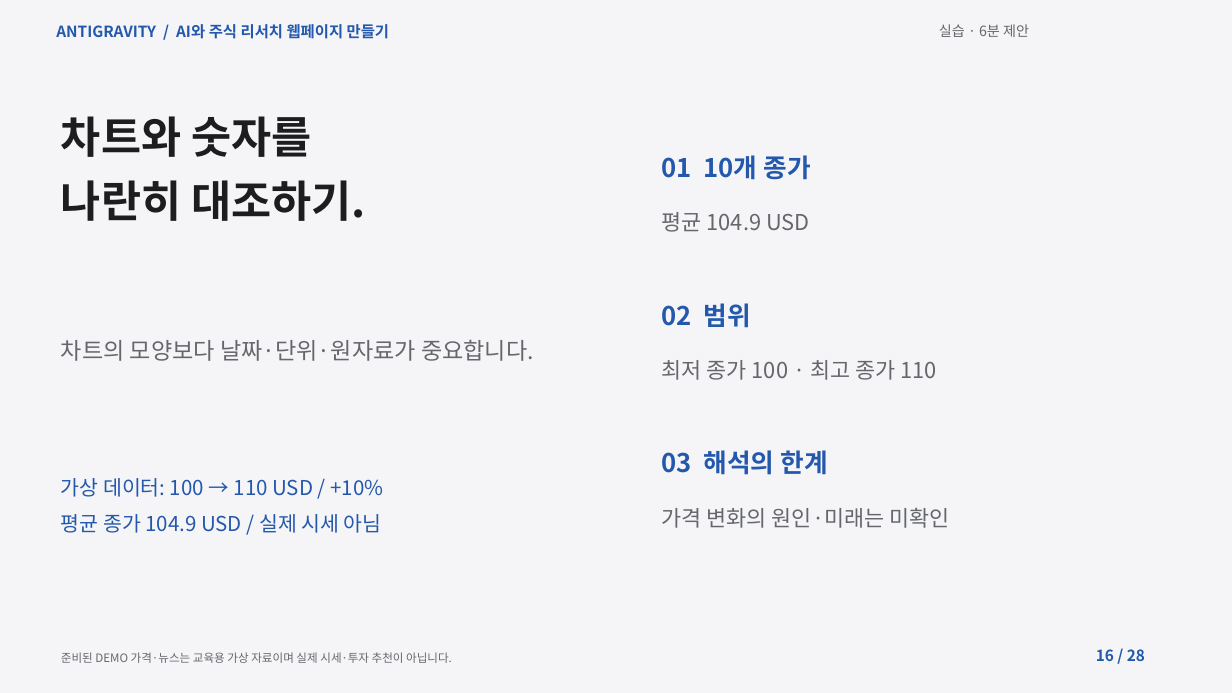
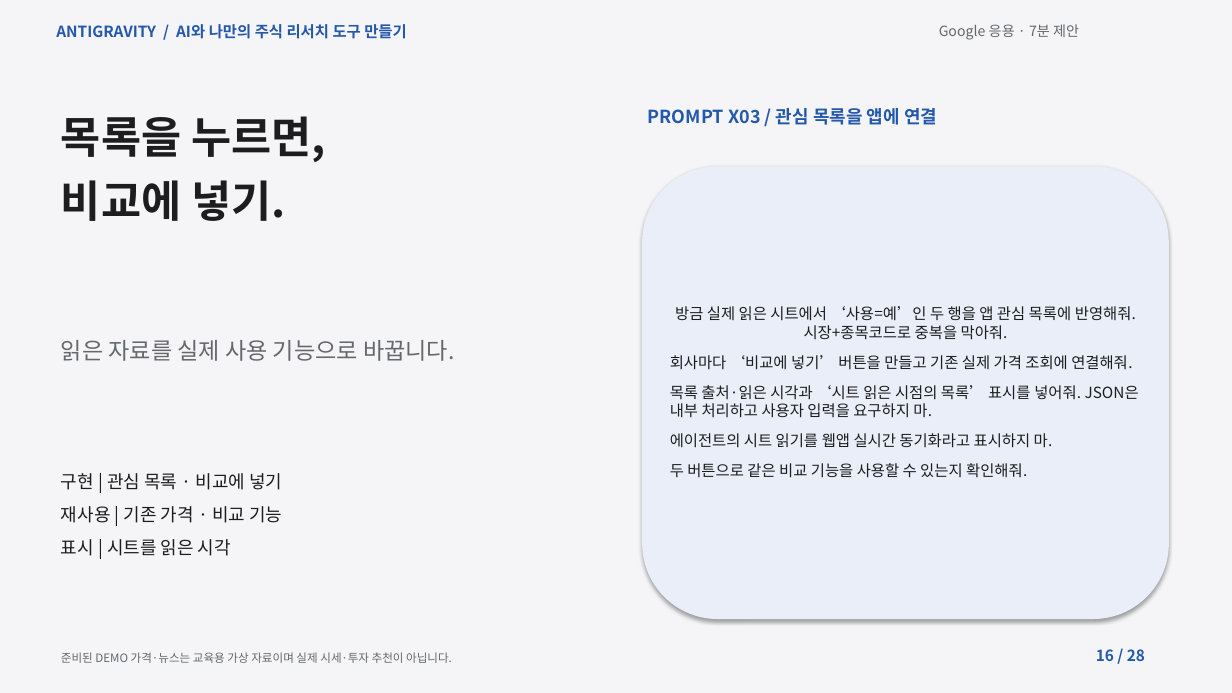
Before and after one commit to elect94/reportsol, a slide deck: slide 16 of materials/lecture.pptx. Drawn at 1232x693 pixels with LibreOffice and Linux fonts; fonts in the diff are those of the drawing. Boxes give left, top, right and bottom in pixels: in the first picture for what was removed or moved away, otherwise in the second. Text is boxed around its words. In the diff, an @@ line names an element or a change of style, - is before the commit and + after.

```diff
--- a/materials/lecture.pptx
+++ b/materials/lecture.pptx
@@ text at (56, 24, 406, 39): text changed @@
-ANTIGRAVITY / AI와 주식 리서치 웹페이지 만들기
+ANTIGRAVITY / AI와 나만의 주식 리서치 도구 만들기
@@ text at (939, 24, 1079, 40): text changed @@
-실습 · 6분 제안
+Google 응용 · 7분 제안
@@ text at (61, 116, 325, 221): text changed @@
-차트와 숫자를
-나란히 대조하기.
+목록을 누르면,
+비교에 넣기.
@@ text added at (648, 108, 937, 125), 14 pt, text #2458AD, bold @@
+PROMPT X03 / 관심 목록을 앱에 연결
@@ rounded rectangle added at (642, 166, 1169, 619), fill #E9EEF8, 12 pt, text #1D1D1F @@
+방금 실제 읽은 시트에서 ‘사용=예’인 두 행을 앱 관심 목록에 반영해줘. 시장+종목코드로 중복을 막아줘.
+회사마다 ‘비교에 넣기’ 버튼을 만들고 기존 실제 가격 조회에 연결해줘.
+목록 출처·읽은 시각과 ‘시트 읽은 시점의 목록’ 표시를 넣어줘. JSON은 내부 처리하고 사용자 입력을 요구하지 마.
+에이전트의 시트 읽기를 웹앱 실시간 동기화라고 표시하지 마.
+두 버튼으로 같은 비교 기능을 사용할 수 있는지 확인해줘.
@@ text removed at (662, 155, 810, 180) @@
-01 10개 종가
@@ text removed at (662, 212, 810, 232) @@
-평균 104.9 USD
@@ text removed at (662, 303, 751, 328) @@
-02 범위
@@ text at (61, 340, 454, 361): text changed @@
-차트의 모양보다 날짜·단위·원자료가 중요합니다.
+읽은 자료를 실제 사용 기능으로 바꿉니다.
@@ text removed at (662, 360, 937, 380) @@
-최저 종가 100 · 최고 종가 110
@@ text removed at (61, 478, 383, 533) @@
-가상 데이터: 100 → 110 USD / +10%
-평균 종가 104.9 USD / 실제 시세 아님
@@ text added at (61, 473, 282, 556), 14 pt, text #1D1D1F @@
+구현 | 관심 목록 · 비교에 넣기
+재사용 | 기존 가격 · 비교 기능
+표시 | 시트를 읽은 시각
@@ text removed at (662, 450, 827, 475) @@
-03 해석의 한계
@@ text removed at (662, 508, 950, 528) @@
-가격 변화의 원인·미래는 미확인
```
Also in this commit, not shown: 26 other slides changed, 1 slide added, 1 slide removed, 26 other files.
